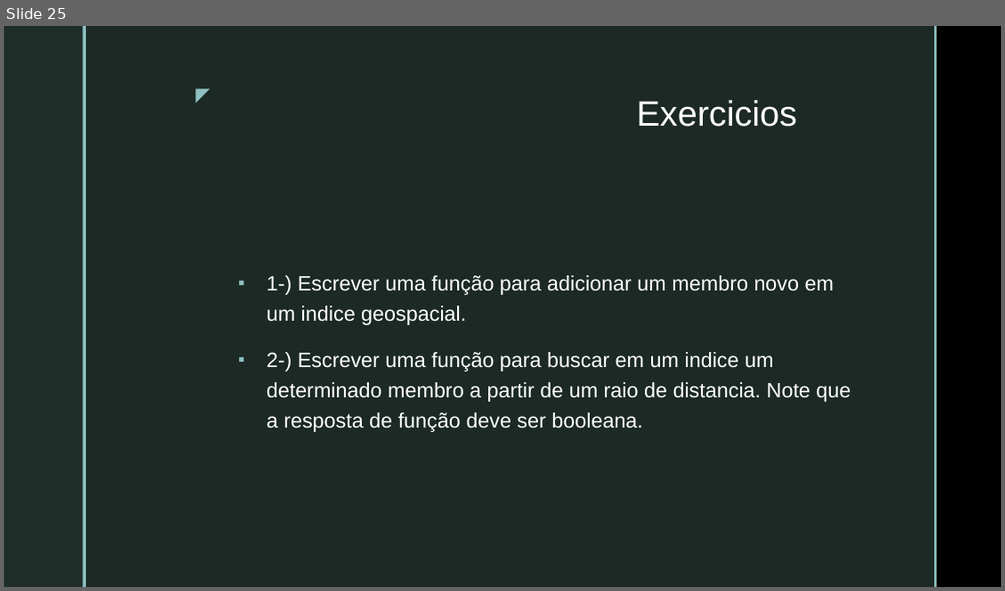
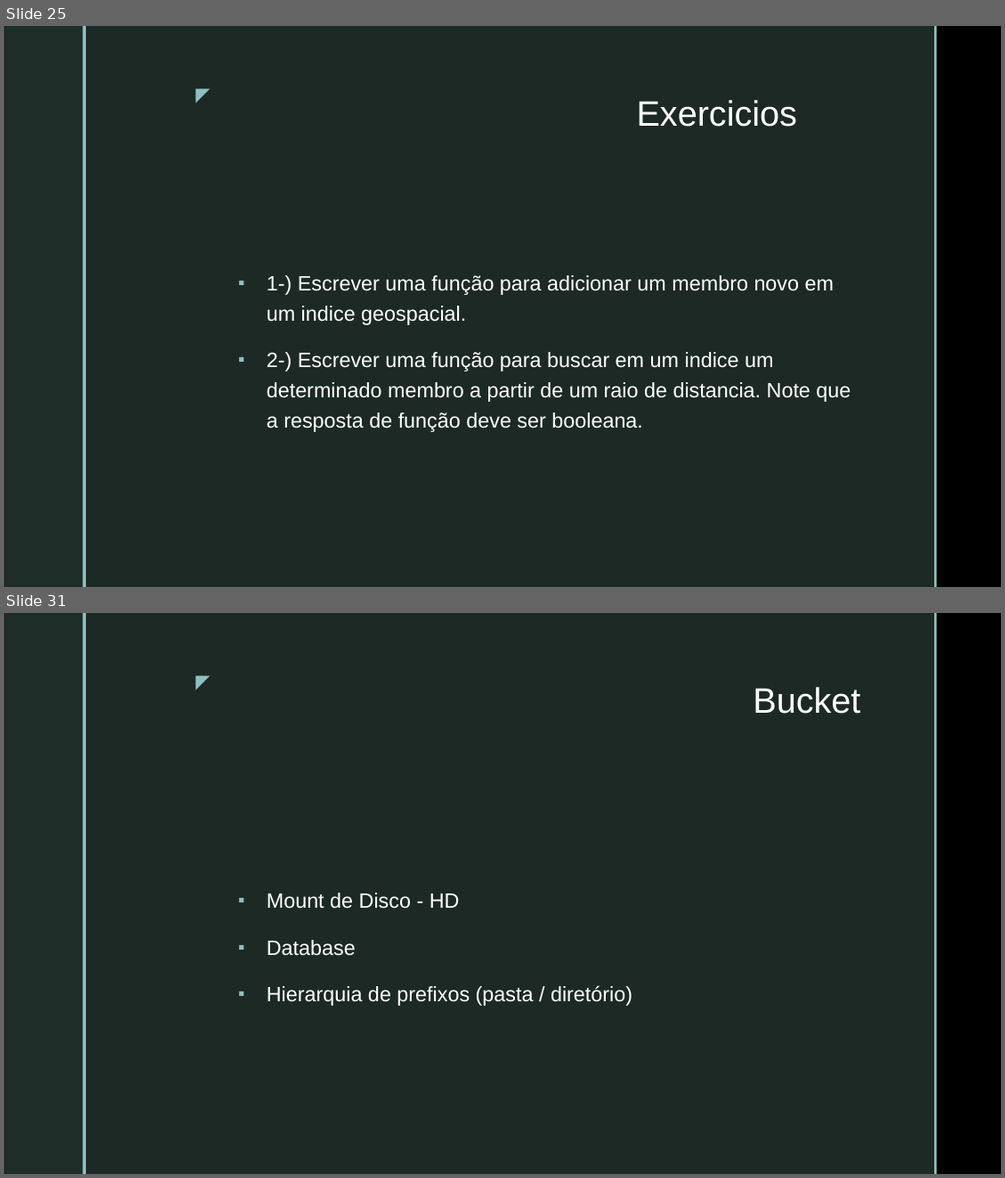
Before and after one commit to VictorInacio/curso-clojure-mybank, a slide deck: doc/NUBOOT-MOD4-DEVOPS-SERVICES.pptx. Shown one above the other, each under a label of ours: slide 25 before the commit, slides 25 and 31 after it; the slides between them are not shown. The pictures are 1005x591 and 1005x1178 pixels, drawn with LibreOffice and Linux fonts; fonts in the diff are those of the drawing; background and template pictures are left out. Boxes give left, top, right and bottom in pixels: in the first picture for what was removed or moved away, otherwise in the second. Text is boxed around its words. In the diff, an @@ line names an element or a change of style, - is before the commit and + after.

```diff
--- a/doc/NUBOOT-MOD4-DEVOPS-SERVICES.pptx
+++ b/doc/NUBOOT-MOD4-DEVOPS-SERVICES.pptx
@@ slide 31 added at (4, 613, 1001, 1174), background picture (left out); not listed: 5 template elements that a slide beside it also shows @@
@@ title added at (752, 687, 860, 714), 34 pt, text #FFFFFF @@
+Bucket
@@ text added at (267, 892, 632, 1005), 20 pt, text #FFFFFF @@
+▪ Mount de Disco - HD
+▪ Database
+▪ Hierarquia de prefixos (pasta / diretório)
```
Also in this commit, not shown: 1 slide changed, 5 other slides added, 2 other files.
